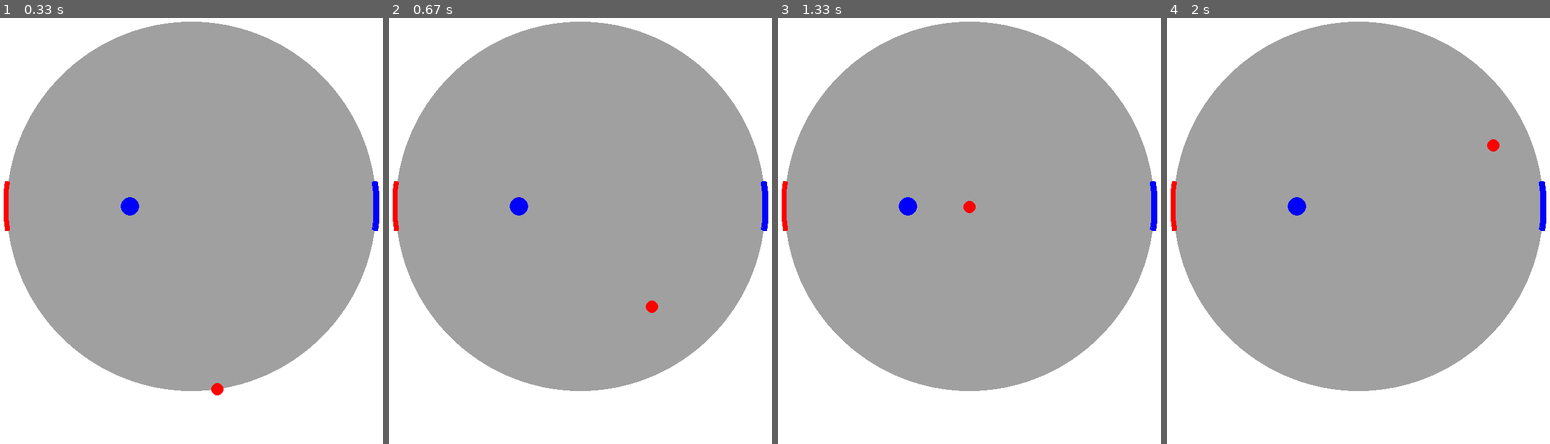
Above: before the commit, frames 1-4 (left to right).
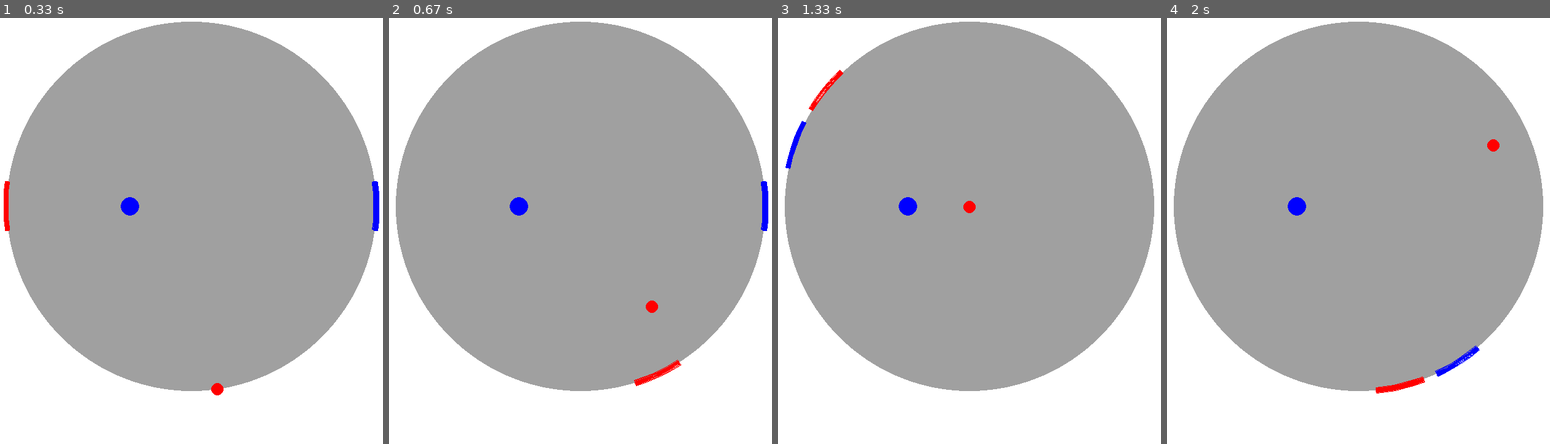
Above: after the commit, the same moments.

Repository: sandhyarottoo/phys-hackathon-2023
Game: pygame game, started from francosPolar.py
Same seed, same stepped clock (60 frames per second), same inputs: the game is played once before the commit and once after it.
Inputs:
- Up to frame 1 (0.33 s): no input
- Up to frame 2 (0.67 s): hold Right from 0.33 s (still down)
- Up to frame 3 (1.33 s): release Right at 0.8 s; hold Right 0.83-1.3 s; hold D 0.83-1.3 s
- Up to frame 4 (2 s): hold Left 1.33-1.87 s; hold A 1.33-1.87 s; hold Left from 1.9 s (still down); hold A from 1.9 s (still down)

Frame 1 is identical in both runs. In frame 2, 0.3% of the frame differs, in the area x 0-77%, y 38-87%; in frame 3, 0.6%; in frame 4, 0.7%, in the area x 0-100%, y 38-89%.

Commit message:
fixed the movement issue

Diff:
--- a/francosPolar.py
+++ b/francosPolar.py
@@ -27,7 +27,7 @@
 RING_RADIUS = 300
 PLAYER_RADIUS = 305
 
-PLAYER_VELOCITY = 10
+PLAYER_VELOCITY = 6
 PLAYER_ARC_ANGLE = np.pi / 12  # 90 degrees in radians
 
 player1_angle = -np.pi / 2
@@ -63,14 +63,14 @@
         self.color = color
         self.pos = pygame.Vector2(PLAYER_RADIUS, start_angle)
         self.keys = keys
-        player_width = 8
+        self.player_width = 8
 
         self.image = pygame.Surface((2*(PLAYER_RADIUS) , 2*(PLAYER_RADIUS)), pygame.SRCALPHA)
         pygame.draw.arc(self.image, self.color,
                         (0, 0, (PLAYER_RADIUS) * 2, (PLAYER_RADIUS) * 2),
                         self.pos.y - PLAYER_ARC_ANGLE / 2,
                         self.pos.y + PLAYER_ARC_ANGLE / 2,
-                        width=player_width)
+                        width=self.player_width)
         self.rect = self.image.get_rect()
         self.rect.center = (width/2, height/2)
 
@@ -81,6 +81,13 @@
             self.pos.y -= PLAYER_VELOCITY*dt
         if keys[self.keys[1]]:
             self.pos.y += PLAYER_VELOCITY*dt
+
+        self.image.fill(pygame.SRCALPHA)
+        pygame.draw.arc(self.image, self.color,
+                        (0, 0, (PLAYER_RADIUS) * 2, (PLAYER_RADIUS) * 2),
+                        self.pos.y - PLAYER_ARC_ANGLE / 2,
+                        self.pos.y + PLAYER_ARC_ANGLE / 2,
+                        width=self.player_width)
 
 
 class PointCharge(pygame.sprite.Sprite):
